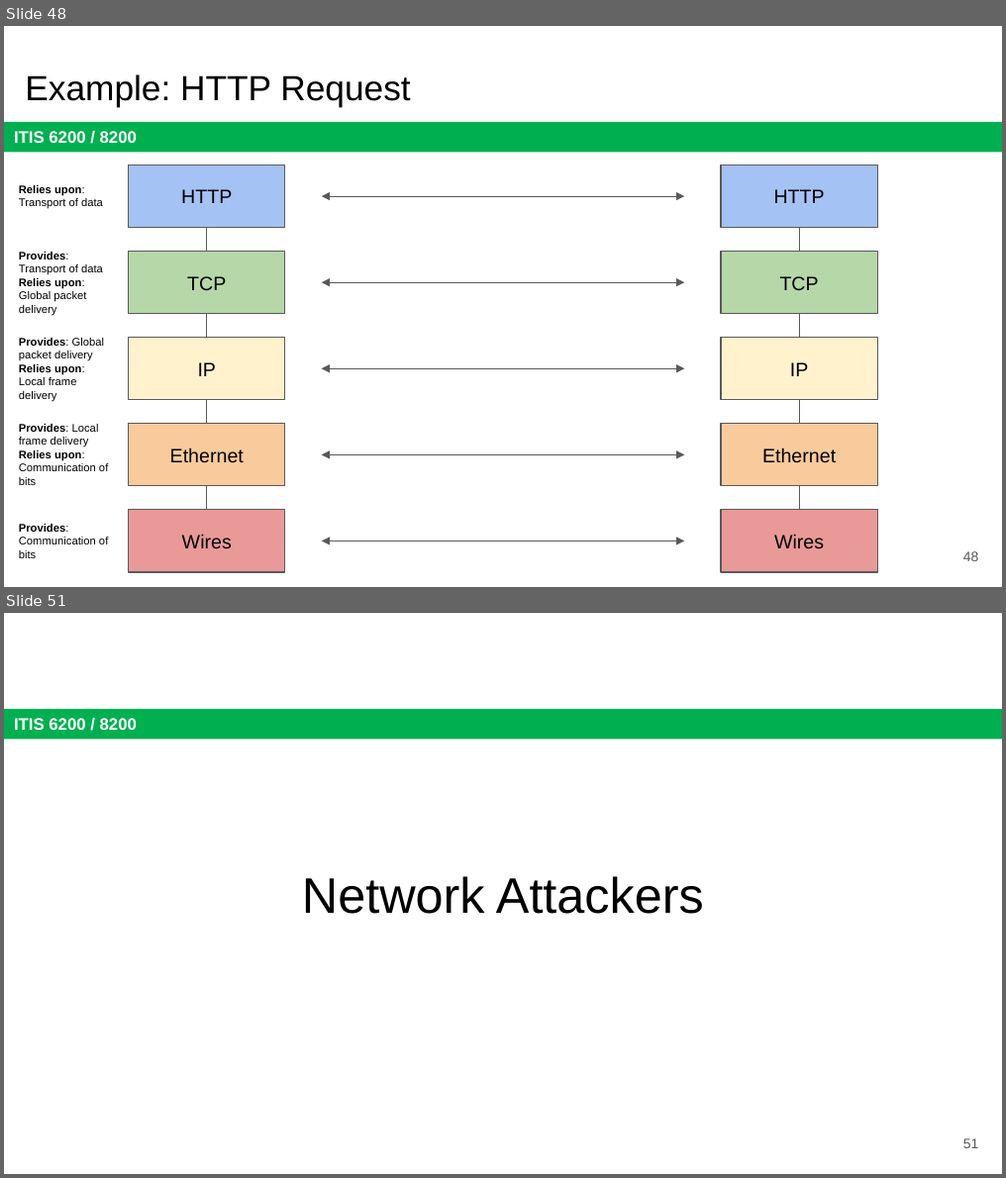
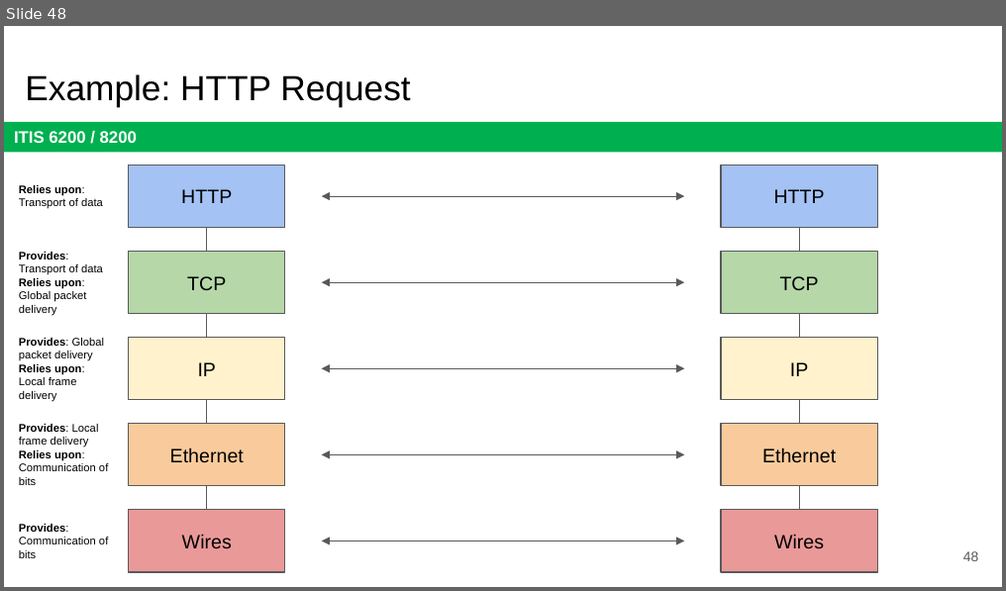
Before and after one commit to jx5c/github.io, a slide deck: teaching/ITIS6200/2023fa/lectures/lec14.pptx. Shown one above the other, each under a label of ours: slides 48 and 51 before the commit, slide 48 after it; the slides between them are not shown. The pictures are 1006x1178 and 1006x591 pixels, drawn with LibreOffice and Linux fonts; fonts in the diff are those of the drawing. Boxes give left, top, right and bottom in pixels: in the first picture for what was removed or moved away, otherwise in the second. Text is boxed around its words. In the diff, an @@ line names an element or a change of style, - is before the commit and + after.

```diff
--- a/teaching/ITIS6200/2023fa/lectures/lec14.pptx
+++ b/teaching/ITIS6200/2023fa/lectures/lec14.pptx
@@ slide 51 removed at [4, 613, 1002, 1174], background #FFFFFF; not listed: 1 template element that a slide beside it also shows @@
@@ title removed at [302, 876, 704, 914] @@
-Network Attackers
@@ page number removed at [963, 1139, 979, 1149] @@
-51
```
Also in this commit, not shown: 1 slide changed, 23 other slides removed, 8 other files.
